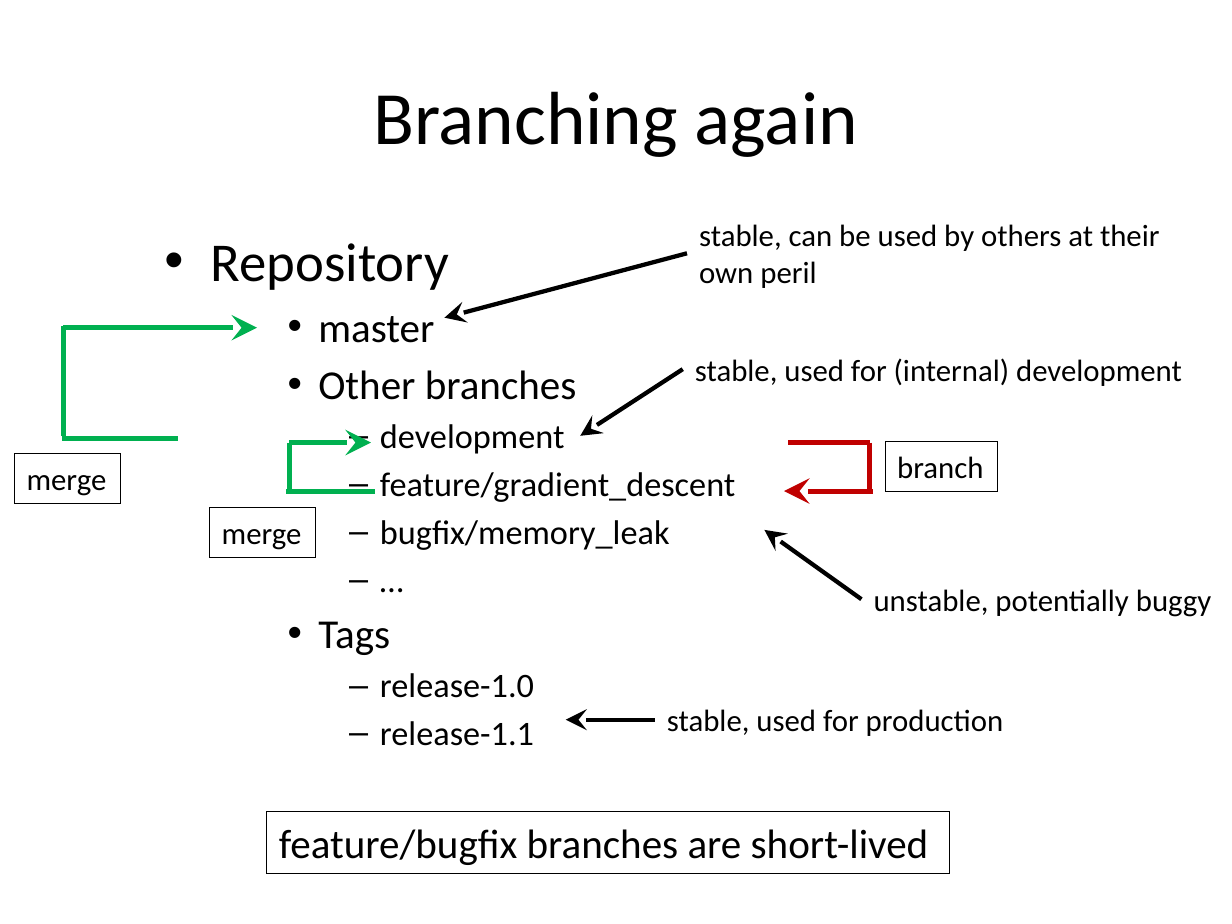
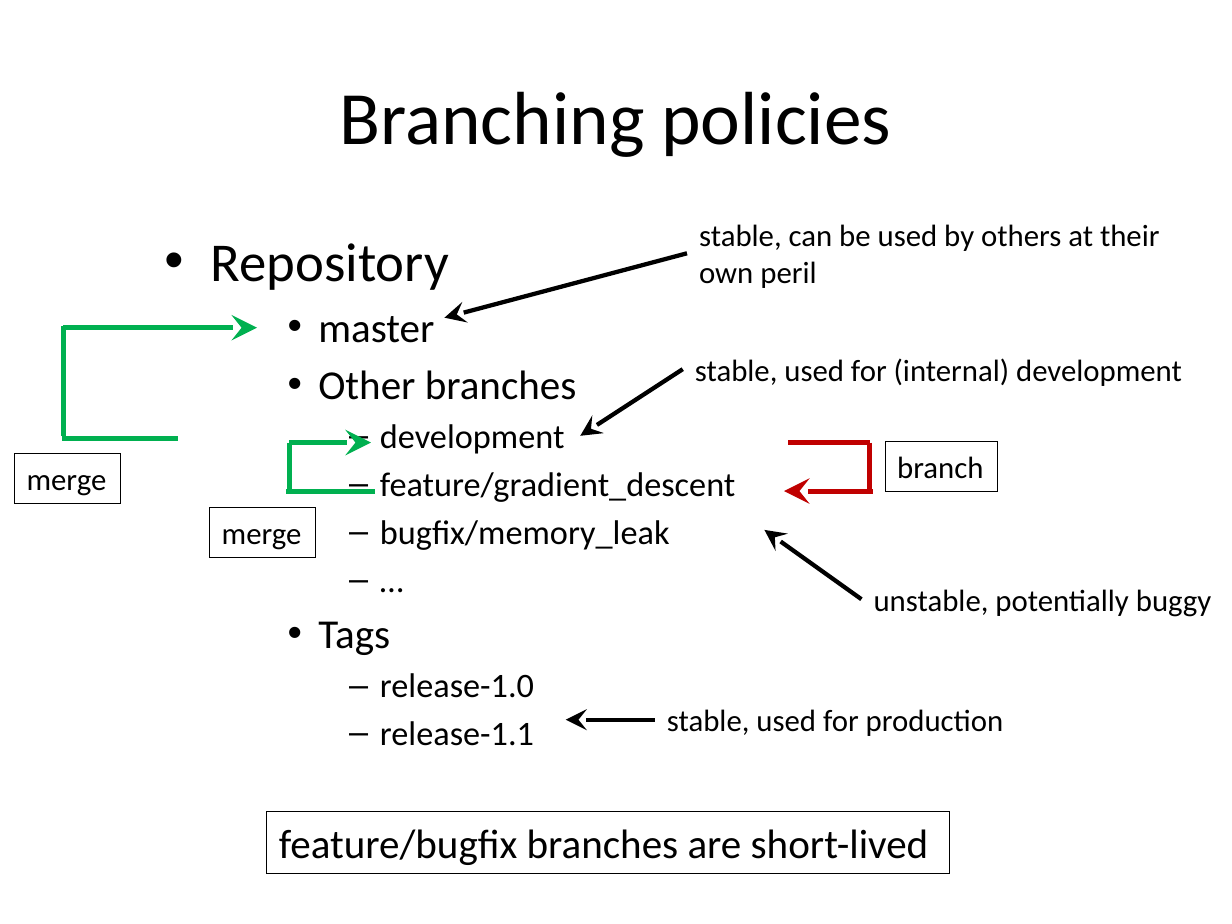
Before and after one commit to gjbex/training-material, a slide deck: slide 41 of LinuxTools/VersionControl/version_control_git.pptx (slide 39 before the commit). Drawn at 1232x924 pixels with LibreOffice and Linux fonts; fonts in the diff are those of the drawing. Boxes give left, top, right and bottom in pixels: in the first picture for what was removed or moved away, otherwise in the second. Text is boxed around its words. In the diff, an @@ line names an element or a change of style, - is before the commit and + after.

```diff
--- a/LinuxTools/VersionControl/version_control_git.pptx
+++ b/LinuxTools/VersionControl/version_control_git.pptx
@@ title at box(340, 91, 891, 157): text changed @@
-Branching again
+Branching policies
```
Also in this commit, not shown: 14 other slides changed, 3 slides added.
